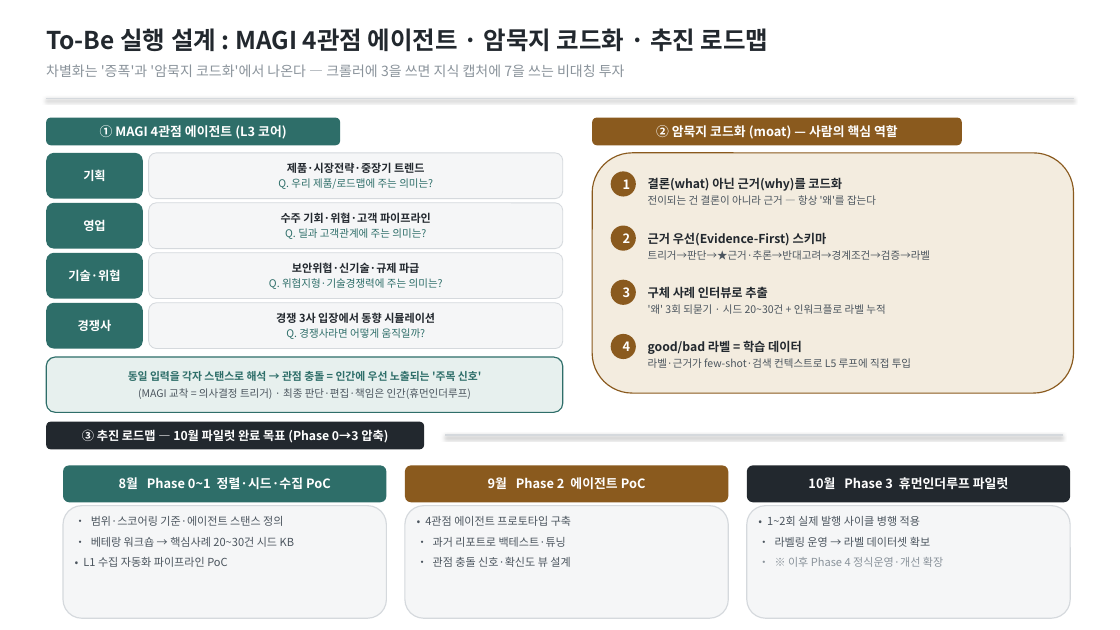
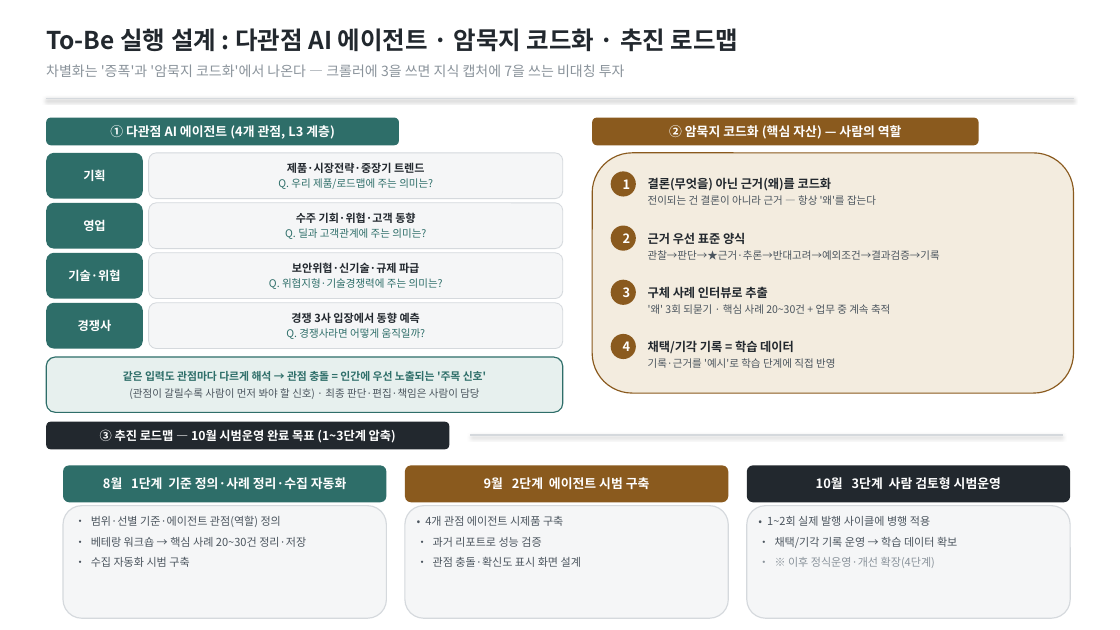
Before and after one commit to midoseo/E2E, a slide deck: slide 2 of 마켓센싱리포트_AI혁신_2p.pptx. Drawn at 1120x630 pixels with LibreOffice and Linux fonts; fonts in the diff are those of the drawing. Boxes give left, top, right and bottom in pixels: in the first picture for what was removed or moved away, otherwise in the second. Text is boxed around its words. In the diff, an @@ line names an element or a change of style, - is before the commit and + after.

Commit message:
파일 업로드

```diff
--- a/마켓센싱리포트_AI혁신_2p.pptx
+++ b/마켓센싱리포트_AI혁신_2p.pptx
@@ text at [46,28,739,52]: text changed @@
-To-Be 실행 설계 : MAGI 4관점 에이전트 · 암묵지 코드화 · 추진 로드맵
+To-Be 실행 설계 : 다관점 AI 에이전트 · 암묵지 코드화 · 추진 로드맵
@@ rounded rectangle "① 다관점 AI 에이전트 (4개 ...": place and size @@
-rounded rectangle "① 다관점 AI 에이전트 (4개 ..." at [46,118,340,145]
+rounded rectangle "① 다관점 AI 에이전트 (4개 ..." at [46,118,399,145]
@@ rounded rectangle "② 암묵지 코드화 (핵심 자산) ...": place and size @@
-rounded rectangle "② 암묵지 코드화 (핵심 자산) ..." at [592,118,962,145]
+rounded rectangle "② 암묵지 코드화 (핵심 자산) ..." at [592,118,979,145]
@@ text in rounded rectangle at [110,125,335,139]: text changed @@
-① MAGI 4관점 에이전트 (L3 코어)
+① 다관점 AI 에이전트 (4개 관점, L3 계층)
@@ text in rounded rectangle at [669,125,902,139]: text changed @@
-② 암묵지 코드화 (moat) — 사람의 핵심 역할
+② 암묵지 코드화 (핵심 자산) — 사람의 역할
@@ text at [648,177,832,191]: text changed @@
-결론(what) 아닌 근거(why)를 코드화
+결론(무엇을) 아닌 근거(왜)를 코드화
@@ text in rounded rectangle at [296,212,415,223]: text changed @@
-수주 기회·위협·고객 파이프라인
+수주 기회·위협·고객 동향
@@ text at [648,232,940,260]: text changed @@
-근거 우선(Evidence-First) 스키마
-트리거→판단→★근거·추론→반대고려→경계조건→검증→라벨
+근거 우선 표준 양식
+관찰→판단→★근거·추론→반대고려→예외조건→결과검증→기록
@@ text in rounded rectangle at [291,312,420,323]: text changed @@
-경쟁 3사 입장에서 동향 시뮬레이션
+경쟁 3사 입장에서 동향 예측
@@ text at [648,304,890,314]: text changed @@
-'왜' 3회 되묻기 · 시드 20~30건 + 인워크플로 라벨 누적
+'왜' 3회 되묻기 · 핵심 사례 20~30건 + 업무 중 계속 축적
@@ text at [648,340,835,368]: text changed @@
-good/bad 라벨 = 학습 데이터
-라벨·근거가 few-shot·검색 컨텍스트로 L5 루프에 직접 투입
+채택/기각 기록 = 학습 데이터
+기록·근거를 '예시'로 학습 단계에 직접 반영
@@ text in rounded rectangle at [123,371,486,399]: text changed @@
-동일 입력을 각자 스탠스로 해석 → 관점 충돌 = 인간에 우선 노출되는 '주목 신호'
-(MAGI 교착 = 의사결정 트리거) · 최종 판단·편집·책임은 인간(휴먼인더루프)
+같은 입력도 관점마다 다르게 해석 → 관점 충돌 = 인간에 우선 노출되는 '주목 신호'
+(관점이 갈릴수록 사람이 먼저 봐야 할 신호) · 최종 판단·편집·책임은 사람이 담당
@@ rounded rectangle "③ 추진 로드맵 — 10월 ...": place and size @@
-rounded rectangle "③ 추진 로드맵 — 10월 ..." at [46,422,424,450]
+rounded rectangle "③ 추진 로드맵 — 10월 ..." at [46,422,450,450]
@@ text in rounded rectangle at [100,429,396,443]: text changed @@
-③ 추진 로드맵 — 10월 파일럿 완료 목표 (Phase 0→3 압축)
+③ 추진 로드맵 — 10월 시범운영 완료 목표 (1~3단계 압축)
@@ elbow line moved from (445, 435) - (1063, 435) to (471, 435) - (1063, 435) @@
@@ text in rounded rectangle at [103,477,346,489]: text changed @@
-8월 Phase 0~1 정렬·시드·수집 PoC
+8월 1단계 기준 정의·사례 정리·수집 자동화
@@ text in rounded rectangle at [484,477,650,489]: text changed @@
-9월 Phase 2 에이전트 PoC
+9월 2단계 에이전트 시범 구축
@@ text in rounded rectangle at [816,477,1001,489]: text changed @@
-10월 Phase 3 휴먼인더루프 파일럿
+10월 3단계 사람 검토형 시범운영
@@ text at [91,515,306,567]: text changed @@
-• 범위·스코어링 기준·에이전트 스탠스 정의
-• 베테랑 워크숍 → 핵심사례 20~30건 시드 KB
-• L1 수집 자동화 파이프라인 PoC
+• 범위·선별 기준·에이전트 관점(역할) 정의
+• 베테랑 워크숍 → 핵심 사례 20~30건 정리·저장
+• 수집 자동화 시범 구축
@@ text at [425,516,581,567]: text changed @@
-• 4관점 에이전트 프로토타입 구축
-• 과거 리포트로 백테스트·튜닝
-• 관점 충돌 신호·확신도 뷰 설계
+• 4개 관점 에이전트 시제품 구축
+• 과거 리포트로 성능 검증
+• 관점 충돌·확신도 표시 화면 설계
@@ text at [767,516,957,568]: text changed @@
-• 1~2회 실제 발행 사이클 병행 적용
-• 라벨링 운영 → 라벨 데이터셋 확보
-• ※ 이후 Phase 4 정식운영·개선 확장
+• 1~2회 실제 발행 사이클에 병행 적용
+• 채택/기각 기록 운영 → 학습 데이터 확보
+• ※ 이후 정식운영·개선 확장(4단계)
```
Also in this commit, not shown: 1 other slide changed, 3 other files.
